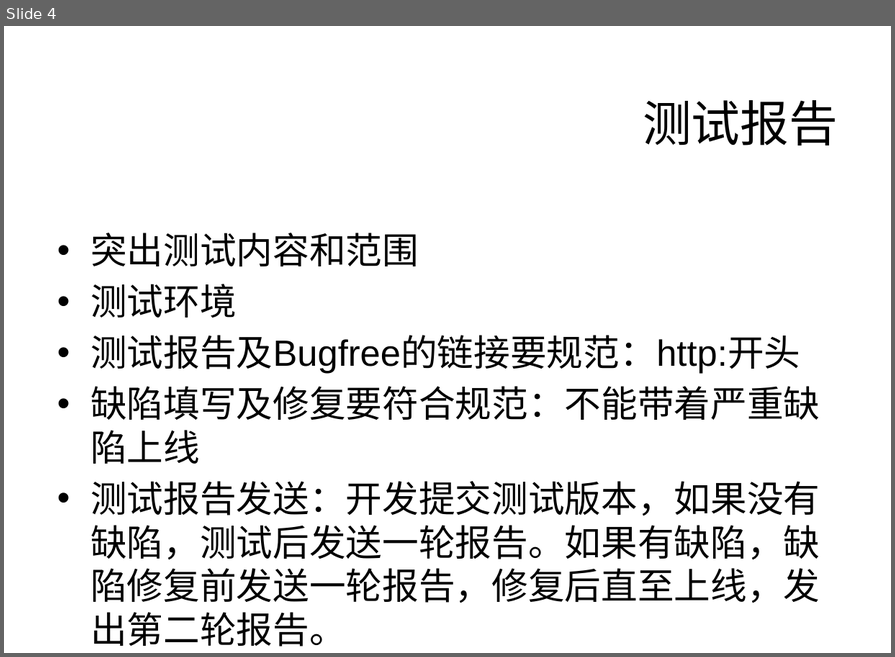
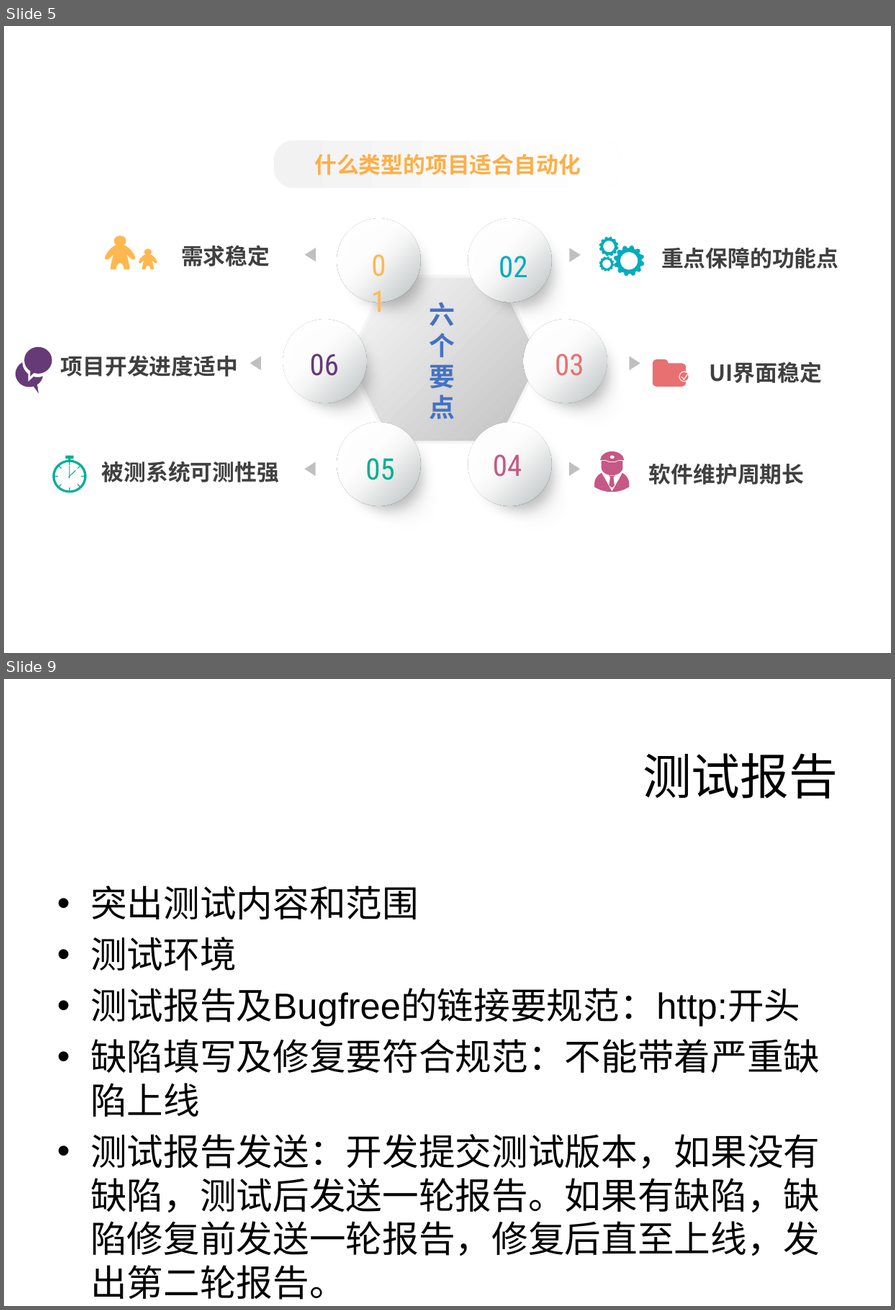
Before and after one commit to Mayi110/SSEWebAuto, a slide deck: 互联网技术部测试组文档.pptx. Shown one above the other, each under a label of ours: slide 4 before the commit, slides 5 and 9 after it; the slides between them are not shown. The pictures are 895x657 and 895x1310 pixels, drawn with LibreOffice and Linux fonts; fonts in the diff are those of the drawing; background and template pictures are left out. Boxes give left, top, right and bottom in pixels: in the first picture for what was removed or moved away, otherwise in the second. Text is boxed around its words. In the diff, an @@ line names an element or a change of style, - is before the commit and + after.

```diff
--- a/互联网技术部测试组文档.pptx
+++ b/互联网技术部测试组文档.pptx
@@ slide 5 added at <box>4,26,891,653</box>, background picture (left out) @@
@@ rounded rectangle added at <box>274,140,621,188</box>, fill gradient #F2F2F2 to #FFFFFF, 18 pt, text #FFAE47, bold @@
+什么类型的项目适合自动化
@@ freeform shape added at <box>103,236,160,269</box>, fill #FFB850 @@
@@ freeform shape added at <box>599,237,619,256</box>, fill #01ACBE @@
@@ text added at <box>181,245,270,266</box>, 18 pt, text #404040, bold @@
+需求稳定
@@ triangle added at <box>305,248,315,262</box>, fill #BFBFBF @@
@@ group added at <box>306,196,494,383</box>: 2 ellipses, 1 freeform shape, 1 text @@
+01
@@ group added at <box>437,196,625,383</box>: 2 ellipses, 1 freeform shape, 1 text @@
+02
@@ triangle added at <box>570,248,581,262</box>, fill #BFBFBF @@
@@ freeform shape added at <box>599,256,615,272</box>, fill #01ACBE @@
@@ freeform shape added at <box>615,246,646,277</box>, fill #01ACBE @@
@@ text added at <box>661,248,838,269</box>, 18 pt, text #404040, bold @@
+重点保障的功能点
@@ hexagon added at <box>347,276,540,442</box>, fill gradient #FAFAFA to #BFBFBF, outline #BFBFBF 2.25 pt @@
@@ text added at <box>429,302,455,419</box>, 21 pt, text #4472C4, bold @@
+六个要点
@@ freeform shape added at <box>24,347,52,377</box>, fill #663A77 @@
@@ freeform shape added at <box>16,362,43,393</box>, fill #663A77 @@
@@ text added at <box>61,355,238,377</box>, 18 pt, text #404040, bold @@
+项目开发进度适中
@@ triangle added at <box>250,356,261,370</box>, fill #BFBFBF @@
@@ group added at <box>253,296,440,483</box>: 2 ellipses, 1 freeform shape, 1 text @@
+06
@@ group added at <box>494,296,681,483</box>: 2 ellipses, 1 freeform shape, 1 text @@
+03
@@ triangle added at <box>630,356,640,370</box>, fill #BFBFBF @@
@@ freeform shape added at <box>653,359,688,387</box>, fill #E87071 @@
@@ text added at <box>710,362,822,383</box>, 18 pt, text #404040, bold @@
+UI界面稳定
@@ freeform shape added at <box>53,455,87,493</box>, fill #00AF92 @@
@@ group added at <box>437,399,625,586</box>: 2 ellipses, 1 freeform shape, 1 text @@
+04
@@ group added at <box>595,452,630,493</box>: 4 freeform shapes @@
@@ freeform shape added at <box>68,466,75,478</box>, fill #00AF92 @@
@@ text added at <box>102,461,279,482</box>, 18 pt, text #404040, bold @@
+被测系统可测性强
@@ triangle added at <box>305,462,315,476</box>, fill #BFBFBF @@
@@ group added at <box>306,399,494,586</box>: 2 ellipses, 1 freeform shape, 1 text @@
+05
@@ triangle added at <box>569,462,580,476</box>, fill #BFBFBF @@
@@ text added at <box>649,464,805,485</box>, 18 pt, text #404040, bold @@
+软件维护周期长
@@ what was slide 4 is now slide 9 @@
```
Also in this commit, not shown: 1 slide changed, 6 other slides added, 2 slides removed, 18 other files.
